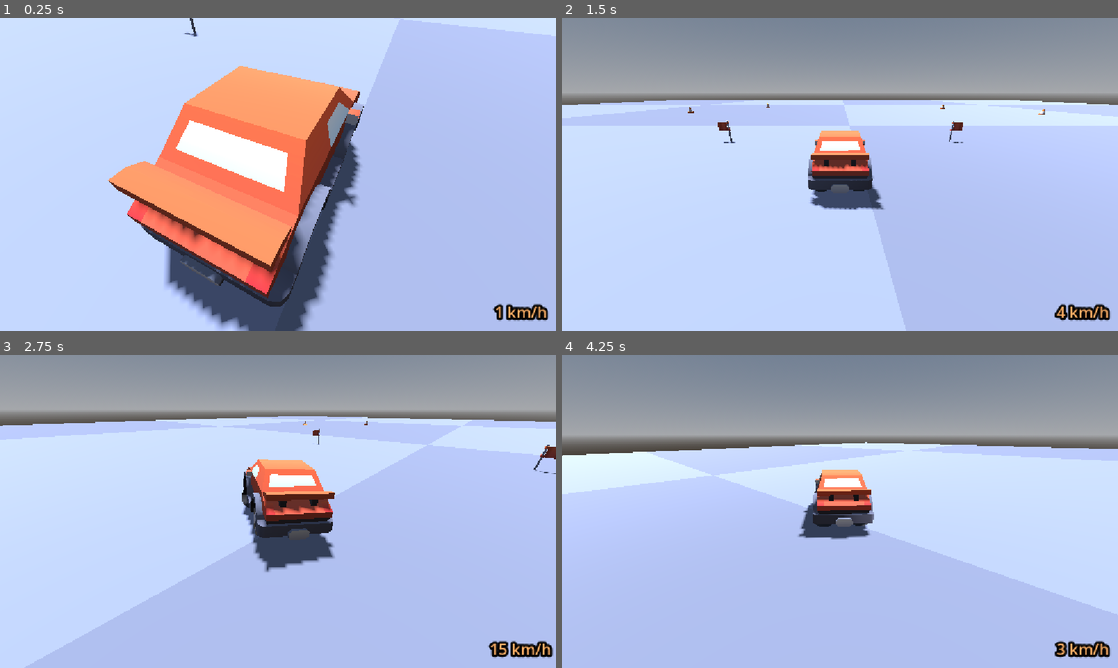
Above: before the commit, frames 1-4 (two rows, left to right).
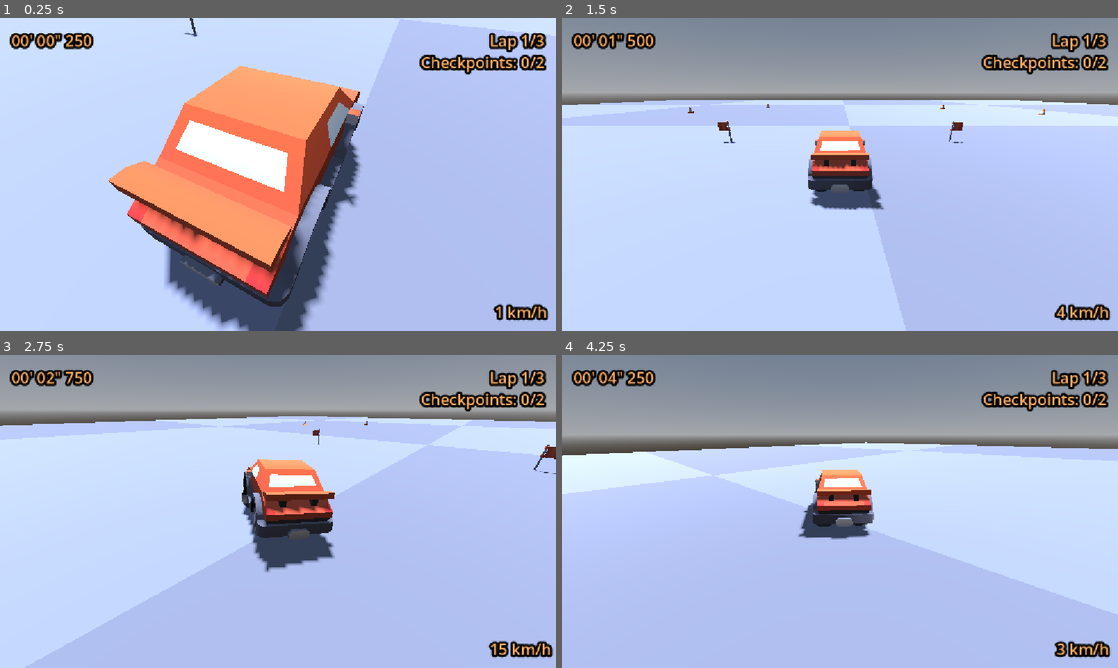
Above: after the commit, the same moments.

Repository: paxakaxap/dungeondriver
Game: Godot game, scene res://Scenes/race_template.tscn
Same seed, same stepped clock (60 frames per second), same inputs: the game is played once before the commit and once after it.
Inputs (mouse positions are in pixels of both pictures, inside the frame that each line leads up to):
- Up to frame 1 (0.25 s): no input
- Up to frame 2 (1.5 s): tap Enter at 0.5, 0.6 s; move the mouse to (962, 158) at 0.52 s; hold Right (ui_right) 0.53-1.28 s; click (962, 158) at 0.67 s; tap Space (ui_select) at 0.77 s; move the mouse to (728, 190) at 1.27 s; hold Down (ui_down) from 1.28 s (still down); tap Keypad Enter at 1.35 s; click (728, 190) at 1.42 s
- Up to frame 3 (2.75 s): tap Space (ui_select) at 1.52 s; move the mouse to (333, 442) at 2.02 s; release Down (ui_down) at 2.03 s; hold Right (ui_right) from 2.03 s (still down); tap Enter at 2.1 s; click (333, 442) at 2.17 s
- Up to frame 4 (4.25 s): move the mouse to (812, 574) at 2.77 s; release Right (ui_right) at 2.78 s; hold Up (ui_up) 2.78-3.53 s; tap Keypad Enter at 2.85 s; click (812, 574) at 2.92 s; tap Space (ui_select) at 3.02, 3.77 s; move the mouse to (1006, 558) at 3.52 s; hold Left (ui_left) from 3.53 s (still down); tap Enter at 3.6 s; click (1006, 558) at 3.67 s

The runs differ from the first frame. In frame 1, 2.2% of the frame differs, in the area x 1-99%, y 4-19%; in frame 2, 2.1%; in frame 3, 2.2%; in frame 4, 2.2%.

Commit message:
Documentation and HUD update

Diff:
--- a/Scenes/race_template.tscn
+++ b/Scenes/race_template.tscn
@@ -5,6 +5,7 @@
 [ext_resource type="PackedScene" uid="uid://cq7x052gp8o21" path="res://Scripts/racing/start_finish_line.tscn" id="3_tan6s"]
 [ext_resource type="PackedScene" uid="uid://bqy648ibp4dsc" path="res://Scripts/racing/checkpoint.tscn" id="4_t7y5q"]
 [ext_resource type="Script" uid="uid://cpej4s3b3wgck" path="res://Scripts/camera_follow.gd" id="5_tan6s"]
+[ext_resource type="PackedScene" path="res://Scripts/racing/race_hud.tscn" id="6_hud"]
 
 [sub_resource type="StandardMaterial3D" id="StandardMaterial3D_esgwg"]
 resource_name = "colormap"
@@ -101,3 +102,5 @@
 transform = Transform3D(1, -3.0051904e-08, 1.6951799e-07, -3.0051904e-08, 0.93905985, 0.34375373, -1.6951799e-07, -0.34375373, 0.93905985, 0, 1.5116602, 2.7980125)
 script = ExtResource("5_tan6s")
 target_path = NodePath("../VehicleBody3D")
+
+[node name="RaceHUD" parent="." instance=ExtResource("6_hud")]
--- /dev/null
+++ b/Scripts/racing/race_hud.gd
@@ -0,0 +1,109 @@
+extends CanvasLayer
+class_name RaceHUD
+## Race HUD overlay: race clock, lap counter, checkpoint counter, finish banner.
+##
+## Purely presentational - it stores no race state. RaceManager discovers it by
+## type inside the race scene and calls bind() with itself, so the HUD never
+## searches the tree for its manager (same rule as the race gates).
+##
+## Attach to a RaceHUD node in a race scene (e.g. race_template.tscn).
+
+## Minutes' seconds" milliseconds, e.g. 01' 23" 456.
+const TIME_FORMAT := "%02d' %02d\" %03d"
+
+# Untyped on purpose: RaceManager has no class_name, and typing this reference
+# would make race_hud.gd and race_manager.gd reference each other's types.
+var _manager = null
+
+var _time_label: Label = null
+var _lap_label: Label = null
+var _checkpoint_label: Label = null
+var _finish_label: Label = null
+
+
+func _ready() -> void:
+	# bind() may already have run: RaceManager is an earlier sibling, so its
+	# _ready() (and therefore bind()) runs before this one. Only stay idle when
+	# no manager has bound itself yet.
+	if not _manager:
+		set_process(false)
+
+
+## Called once by RaceManager right after it discovered this HUD.
+func bind(manager: Node) -> void:
+	_manager = manager
+	# Child nodes exist as soon as the HUD scene is in the tree, so get_node()
+	# is safe here even though this runs before this node's own _ready().
+	_time_label = get_node_or_null("Root/Margin/TopRow/TimeColumn/TimeLabel")
+	_lap_label = get_node_or_null("Root/Margin/TopRow/StatusColumn/LapLabel")
+	_checkpoint_label = get_node_or_null("Root/Margin/TopRow/StatusColumn/CheckpointLabel")
+	_finish_label = get_node_or_null("Root/Center/FinishLabel")
+	for label in [_time_label, _lap_label, _checkpoint_label, _finish_label]:
+		if label == null:
+			push_warning("RaceHUD: a HUD label node is missing; check the HUD scene layout.")
+			break
+	if _finish_label:
+		_finish_label.visible = false
+	print("RaceHUD: bound to %s" % manager.name)
+	manager.checkpoint_reached.connect(_on_checkpoint_reached)
+	manager.lap_completed.connect(_on_lap_completed)
+	manager.race_finished.connect(_on_race_finished)
+	_refresh_progress()
+	_refresh_clock()
+	set_process(true)
+
+
+func _process(_delta: float) -> void:
+	_refresh_clock()
+
+
+func _refresh_clock() -> void:
+	if not _time_label or not _manager:
+		return
+	var seconds: float = _manager.elapsed_time
+	if not _manager.race_running and _manager.finish_time >= 0.0:
+		seconds = _manager.finish_time
+		set_process(false) # Clock frozen at the finish time.
+	_set_label(_time_label, TIME_FORMAT % _split_time(seconds))
+
+
+## Splits seconds into [minutes, seconds, milliseconds] for TIME_FORMAT.
+func _split_time(seconds: float) -> Array:
+	var total_ms := int(round(seconds * 1000.0))
+	return [total_ms / 60000, (total_ms / 1000) % 60, total_ms % 1000]
+
+
+func _refresh_progress() -> void:
+	if not _manager:
+		return
+	var progress: Dictionary = _manager.get_player_progress()
+	if _lap_label:
+		_set_label(_lap_label, "Lap %d/%d" % [progress["lap"], progress["total_laps"]])
+	if _checkpoint_label:
+		_set_label(_checkpoint_label, "Checkpoints: %d/%d" % [
+			progress["checkpoints_done"], progress["checkpoints_total"]
+		])
+
+
+## Assigns text only when it changed, to avoid needless relayouts every frame.
+func _set_label(label: Label, text: String) -> void:
+	if label.text != text:
+		label.text = text
+
+
+func _on_checkpoint_reached(racer: Node3D, _checkpoint_index: int) -> void:
+	if _manager and racer == _manager.get_player():
+		_refresh_progress()
+
+
+func _on_lap_completed(racer: Node3D, _lap_number: int) -> void:
+	if _manager and racer == _manager.get_player():
+		_refresh_progress()
+
+
+func _on_race_finished(_standings: Array) -> void:
+	_refresh_progress()
+	if _finish_label:
+		_finish_label.visible = true
+	_refresh_clock()
+	print("RaceHUD: finish banner shown, final time %s" % (_time_label.text if _time_label else "?"))
--- /dev/null
+++ b/Scripts/racing/race_hud.tscn
@@ -0,0 +1,94 @@
+[gd_scene load_steps=4 format=3]
+
+[ext_resource type="Script" path="res://Scripts/racing/race_hud.gd" id="1_ra_hud"]
+
+[sub_resource type="LabelSettings" id="LabelSettings_hud"]
+font_size = 32
+font_color = Color(1, 0.69411767, 0.40392157, 1)
+outline_size = 20
+outline_color = Color(0, 0, 0, 1)
+
+[sub_resource type="LabelSettings" id="LabelSettings_finish"]
+font_size = 96
+font_color = Color(1, 0.69411767, 0.40392157, 1)
+outline_size = 32
+outline_color = Color(0, 0, 0, 1)
+
+[node name="RaceHUD" type="CanvasLayer"]
+layer = 1
+script = ExtResource("1_ra_hud")
+
+[node name="Root" type="Control" parent="."]
+layout_mode = 3
+anchors_preset = 15
+anchor_right = 1.0
+anchor_bottom = 1.0
+grow_horizontal = 2
+grow_vertical = 2
+mouse_filter = 2
+
+[node name="Margin" type="MarginContainer" parent="Root"]
+layout_mode = 1
+anchors_preset = 15
+anchor_right = 1.0
+anchor_bottom = 1.0
+grow_horizontal = 2
+grow_vertical = 2
+mouse_filter = 2
+theme_override_constants/margin_left = 24
+theme_override_constants/margin_top = 24
+theme_override_constants/margin_right = 24
+theme_override_constants/margin_bottom = 24
+
+[node name="TopRow" type="HBoxContainer" parent="Root/Margin"]
+layout_mode = 2
+mouse_filter = 2
+size_flags_vertical = 0
+
+[node name="TimeColumn" type="VBoxContainer" parent="Root/Margin/TopRow"]
+layout_mode = 2
+mouse_filter = 2
+
+[node name="TimeLabel" type="Label" parent="Root/Margin/TopRow/TimeColumn"]
+layout_mode = 2
+text = "00' 00\" 000"
+label_settings = SubResource("LabelSettings_hud")
+
+[node name="Spacer" type="Control" parent="Root/Margin/TopRow"]
+layout_mode = 2
+mouse_filter = 2
+size_flags_horizontal = 3
+
+[node name="StatusColumn" type="VBoxContainer" parent="Root/Margin/TopRow"]
+layout_mode = 2
+mouse_filter = 2
+theme_override_constants/separation = 0
+
+[node name="LapLabel" type="Label" parent="Root/Margin/TopRow/StatusColumn"]
+layout_mode = 2
+text = "Lap 1/3"
+label_settings = SubResource("LabelSettings_hud")
+horizontal_alignment = 2
+
+[node name="CheckpointLabel" type="Label" parent="Root/Margin/TopRow/StatusColumn"]
+layout_mode = 2
+text = "Checkpoints: 0/0"
+label_settings = SubResource("LabelSettings_hud")
+horizontal_alignment = 2
+
+[node name="Center" type="CenterContainer" parent="Root"]
+layout_mode = 1
+anchors_preset = 15
+anchor_right = 1.0
+anchor_bottom = 1.0
+grow_horizontal = 2
+grow_vertical = 2
+mouse_filter = 2
+
+[node name="FinishLabel" type="Label" parent="Root/Center"]
+visible = false
+layout_mode = 2
+text = "Finish"
+label_settings = SubResource("LabelSettings_finish")
+horizontal_alignment = 1
+vertical_alignment = 1
--- a/Scripts/racing/race_manager.gd
+++ b/Scripts/racing/race_manager.gd
@@ -1,14 +1,15 @@
 extends Node
 ## Manages a single race session inside its parent scene.
 ##
-## Discovers all Checkpoint and StartFinishLine nodes under its parent, wires
-## up their collision signals, spawns racers on the start grid and tracks
-## lap/checkpoint progress. Prints race status to the console.
+## Discovers all Checkpoint and StartFinishLine nodes plus the RaceHUD under
+## its parent, wires up their collision signals, spawns racers on the start
+## grid, tracks lap/checkpoint progress and runs the race clock. Prints race
+## status to the console.
 ##
 ## Attach to a RaceManager node in a race scene (e.g. race_template.tscn).
 ## Intentionally NOT an autoload: it only exists during races, not in menus
-## or the garage. Prefabs (Checkpoint, StartFinishLine, cars) know nothing
-## about this manager; all wiring is done here.
+## or the garage. Prefabs (Checkpoint, StartFinishLine, cars, RaceHUD) know
+## nothing about this manager; all wiring is done here.
 
 signal race_started
 signal lap_completed(racer: Node3D, lap_number: int)
@@ -21,10 +22,22 @@
 var checkpoints: Array[Checkpoint] = []
 var start_finish_line: StartFinishLine = null
 var racers: Array[Node3D] = []
+## Race HUD discovered by type in the race scene; receives bind() with this manager.
+var hud: RaceHUD = null
+
+# Race clock: advances only while the race runs. finish_time stays -1 until the
+# first racer finishes, so the HUD knows when to freeze the displayed time.
+var elapsed_time: float = 0.0
+var race_running: bool = false
+var finish_time: float = -1.0
 
 # Racer tracking dictionary: { racer_node: { "lap": int, "next_checkpoint": int, "finished": bool } }
 var racer_states: Dictionary = {}
 
+
+func _process(delta: float) -> void:
+	if race_running:
+		elapsed_time += delta
 
 func _ready() -> void:
 	# Discover race prefabs in the parent scene's subtree. The whole subtree
@@ -38,6 +51,10 @@
 		start_finish_line.name if start_finish_line else "no start/finish line found"
 	])
 	_connect_race_nodes()
+	if hud:
+		# Same wiring rule as the gates: the manager calls into the HUD, the
+		# HUD never searches the tree for the manager.
+		hud.bind(self)
 	if car_scene:
 		# Deferred: the scene root is still setting up children during _ready,
 		# so add_child() must wait until the current setup phase finishes.
@@ -50,6 +67,8 @@
 		checkpoints.append(node)
 	elif node is StartFinishLine:
 		start_finish_line = node
+	elif node is RaceHUD:
+		hud = node
 	for child in node.get_children():
 		_find_race_nodes(child)
 
@@ -62,6 +81,9 @@
 
 
 func _race_start() -> void:
+	elapsed_time = 0.0
+	finish_time = -1.0
+	race_running = true
 	print("Race started")
 	race_started.emit()
 
@@ -121,12 +143,18 @@
 		push_warning("Racer %s crossed start/finish but missed %d checkpoint(s); lap not counted."
 			% [body.name, checkpoints.size() - state["next_checkpoint"]])
 		return
+	# Mutate the state completely, then notify: listeners (HUD, standings) read
+	# racer_states during the signal, so lap/checkpoint must already be updated.
+	var completed_lap: int = state["lap"]
 	state["next_checkpoint"] = 0
-	print("Racer %s: lap %d completed" % [body.name, state["lap"]])
-	lap_completed.emit(body, state["lap"])
-	state["lap"] += 1
+	state["lap"] = completed_lap + 1
+	print("Racer %s: lap %d completed" % [body.name, completed_lap])
+	lap_completed.emit(body, completed_lap)
 	if state["lap"] > total_laps:
 		state["finished"] = true
+		if race_running:
+			race_running = false
+			finish_time = elapsed_time
 		print("Race finished - winner: %s" % body.name)
 		race_finished.emit(_standings())
 
@@ -145,3 +173,25 @@
 	var order := racers.duplicate()
 	order.sort_custom(_compare_racers)
 	return order
+
+
+## Player racer: the car in group "player_car", falling back to the first racer.
+func get_player() -> Node3D:
+	for racer in racers:
+		if is_instance_valid(racer) and racer.is_in_group("player_car"):
+			return racer
+	return racers[0] if not racers.is_empty() else null
+
+
+## Player-facing progress snapshot for the HUD. `lap` is 1-based and clamped to
+## total_laps; `checkpoints_done` is the per-lap count (resets every lap).
+func get_player_progress() -> Dictionary:
+	var player := get_player()
+	var state: Dictionary = racer_states.get(player, {})
+	return {
+		"lap": mini(int(state.get("lap", 1)), total_laps),
+		"total_laps": total_laps,
+		"checkpoints_done": int(state.get("next_checkpoint", 0)),
+		"checkpoints_total": checkpoints.size(),
+		"finished": bool(state.get("finished", false)),
+	}
Not shown, added: Scripts/racing/race_hud.gd.uid
Not shown, added: Documentation/Design.md
Not shown, added: Documentation/ai_context.md
